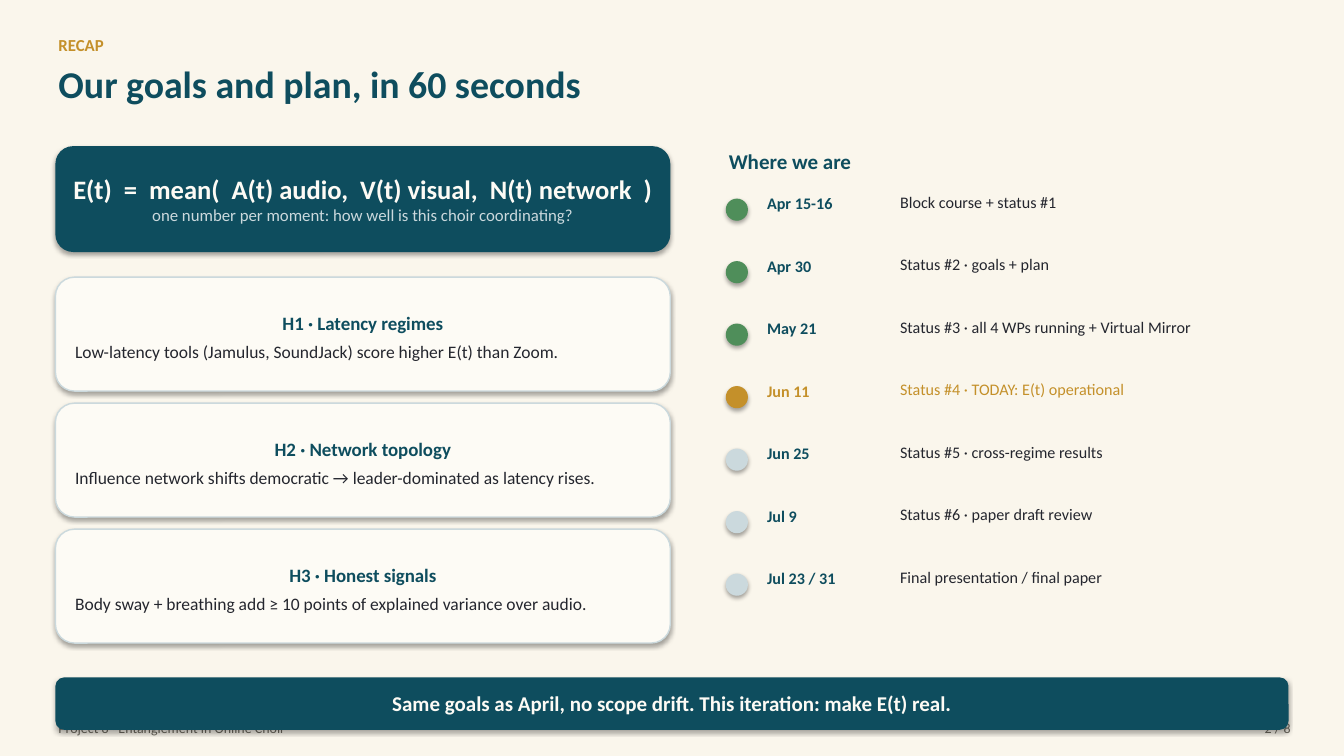
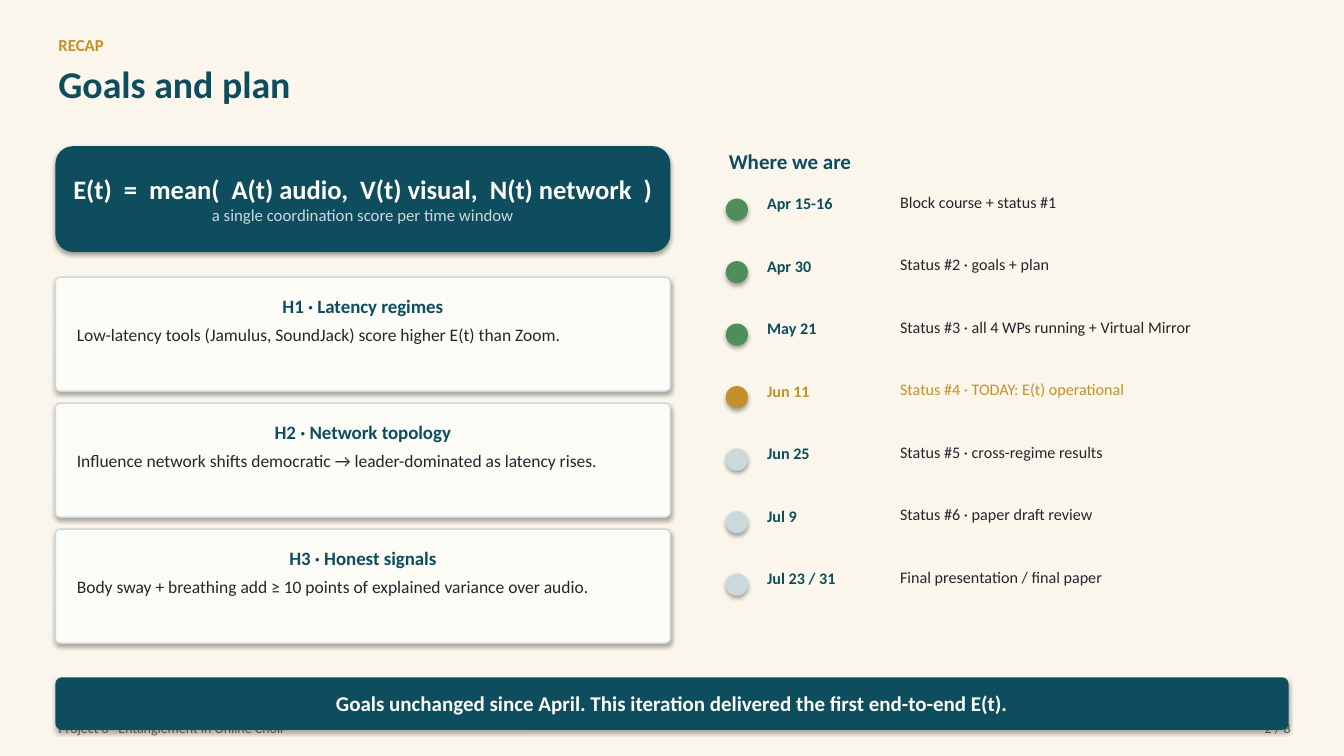
Before and after one commit to Zuraiz270/networked-choir-entanglement, a slide deck: slide 2 of output/jun11_status_meeting_iv.pptx. Drawn at 1344x756 pixels with LibreOffice and Linux fonts; fonts in the diff are those of the drawing. Boxes give left, top, right and bottom in pixels: in the first picture for what was removed or moved away, otherwise in the second. Text is boxed around its words. In the diff, an @@ line names an element or a change of style, - is before the commit and + after.

```diff
--- a/output/jun11_status_meeting_iv.pptx
+++ b/output/jun11_status_meeting_iv.pptx
@@ text at [58, 71, 290, 104]: text changed @@
-Our goals and plan, in 60 seconds
+Goals and plan
@@ text in rounded rectangle at [212, 209, 513, 224]: text changed @@
-one number per moment: how well is this choir coordinating?
+a single coordination score per time window
@@ vertical alignment middle to top; proportions changed in 3 elements at [55, 277, 670, 391], [55, 403, 670, 517], [55, 529, 670, 643] @@
@@ rounded rectangle "Goals unchanged since April. This ..." at [55, 678, 1289, 730]: proportions changed @@
@@ text in rounded rectangle at [336, 695, 1007, 715]: text changed @@
-Same goals as April, no scope drift. This iteration: make E(t) real.
+Goals unchanged since April. This iteration delivered the first end-to-end E(t).
```
Also in this commit, not shown: 6 other slides changed, 3 other files.
